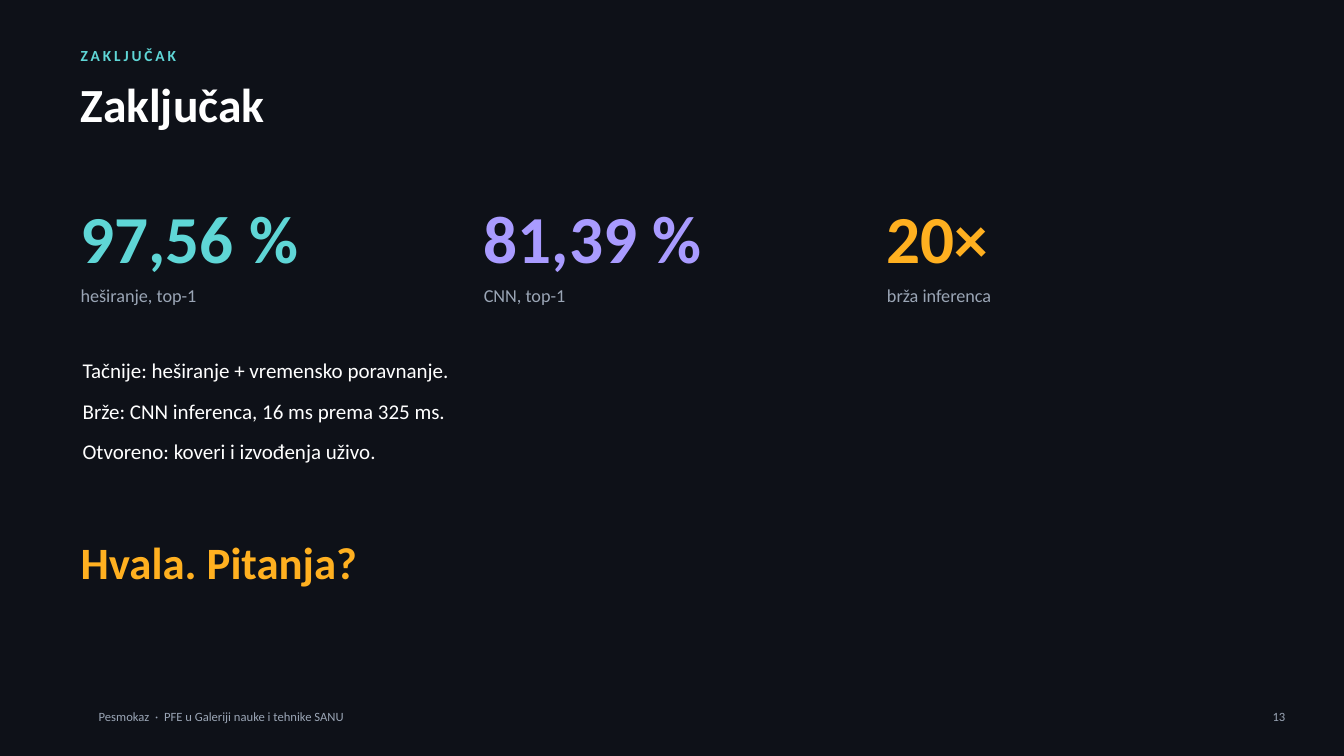
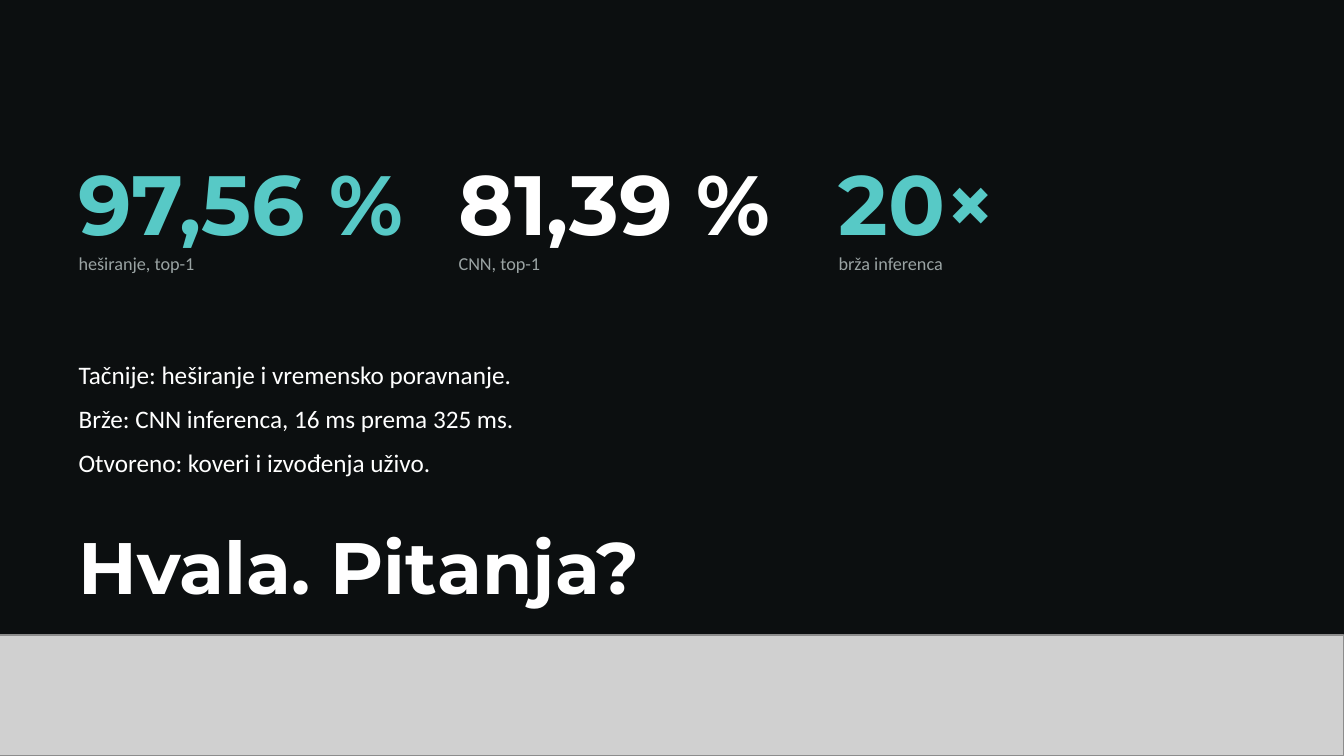
Before and after one commit to MaliBalavi/presentations, a slide deck: slide 13 of decks/pesmokaz/deck.pptx. Drawn at 1344x756 pixels with LibreOffice and Linux fonts; fonts in the diff are those of the drawing; grey boxes stand for pictures; background and template pictures are left out. Boxes give left, top, right and bottom in pixels: in the first picture for what was removed or moved away, otherwise in the second. Text is boxed around its words. In the diff, an @@ line names an element or a change of style, - is before the commit and + after.

```diff
--- a/decks/pesmokaz/deck.pptx
+++ b/decks/pesmokaz/deck.pptx
@@ background #0E1118 to #0C0F10 @@
@@ text removed at bbox=[81, 48, 176, 61] @@
-ZAKLJUČAK
@@ text removed at bbox=[81, 88, 265, 130] @@
-Zaključak
@@ text "97,56 %": place and size @@
-text "97,56 %" at bbox=[81, 217, 234, 272]
+text "97,56 %" at bbox=[79, 175, 306, 248]
@@ text "97,56 %" at bbox=[79, 175, 306, 248]: size 48 to 60 pt, font Calibri to Montserrat, text colour #5FD6D6 to #57C9C6 @@
@@ text "81,39 %": place and size @@
-text "81,39 %" at bbox=[484, 216, 637, 272]
+text "81,39 %" at bbox=[459, 175, 673, 248]
@@ text "81,39 %" at bbox=[459, 175, 673, 248]: size 48 to 60 pt, font Calibri to Montserrat, text colour #A99BFF to #FFFFFF @@
@@ text "20×": place and size @@
-text "20×" at bbox=[887, 219, 988, 264]
+text "20×" at bbox=[839, 175, 996, 236]
@@ text "20×" at bbox=[839, 175, 996, 236]: size 48 to 60 pt, font Calibri to Montserrat, text colour #FFB020 to #57C9C6 @@
@@ text "heširanje, top-1": place and size @@
-text "heširanje, top-1" at bbox=[81, 289, 197, 305]
+text "heširanje, top-1" at bbox=[79, 257, 195, 273]
@@ text "CNN, top-1": place and size @@
-text "CNN, top-1" at bbox=[484, 290, 566, 305]
+text "CNN, top-1" at bbox=[459, 258, 540, 273]
@@ text colour #9AA5B5 to #9AA3A3 in 3 elements at bbox=[79, 257, 195, 273], bbox=[459, 258, 540, 273], bbox=[839, 257, 943, 270] @@
@@ text "brža inferenca": place and size @@
-text "brža inferenca" at bbox=[887, 289, 992, 302]
+text "brža inferenca" at bbox=[839, 257, 943, 270]
@@ text at bbox=[79, 366, 511, 389]: text changed; size 15 to 18 pt @@
-Tačnije: heširanje + vremensko poravnanje.
+Tačnije: heširanje i vremensko poravnanje.
@@ text "Brže: CNN inferenca, 16 ms ..." at bbox=[79, 410, 513, 432]: size 15 to 18 pt @@
@@ text "Otvoreno: koveri i izvođenja uživo." at bbox=[79, 454, 430, 477]: size 15 to 18 pt @@
@@ text "Otvoreno: koveri i izvođenja uživo.": place and size @@
-text "Otvoreno: koveri i izvođenja uživo." at bbox=[83, 444, 376, 463]
+text "Otvoreno: koveri i izvođenja uživo." at bbox=[79, 454, 430, 477]
@@ text "Hvala. Pitanja?": place and size @@
-text "Hvala. Pitanja?" at bbox=[81, 547, 357, 587]
+text "Hvala. Pitanja?" at bbox=[79, 536, 640, 609]
@@ text "Hvala. Pitanja?" at bbox=[79, 536, 640, 609]: size 32 to 52 pt, font Calibri to Montserrat, text colour #FFB020 to #FFFFFF @@
@@ picture added at bbox=[0, 635, 1344, 756] @@
@@ text removed at bbox=[99, 712, 343, 723] @@
-Pesmokaz · PFE u Galeriji nauke i tehnike SANU
@@ page number removed at bbox=[1273, 713, 1286, 721] @@
-13
```
Also in this commit, not shown: 15 other slides changed, 2 slides removed, 8 other files.
